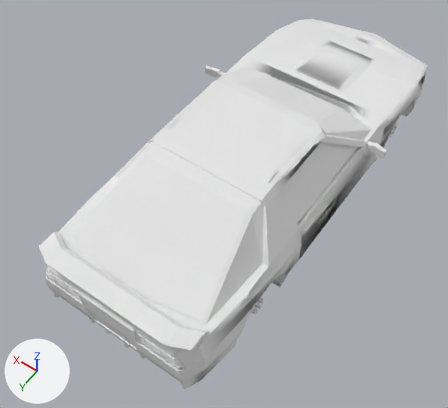
Before and after pictures for a commit that changed the OBJ model src/main/resources/assets/ivv/objmodels/vehicles/acive.obj.
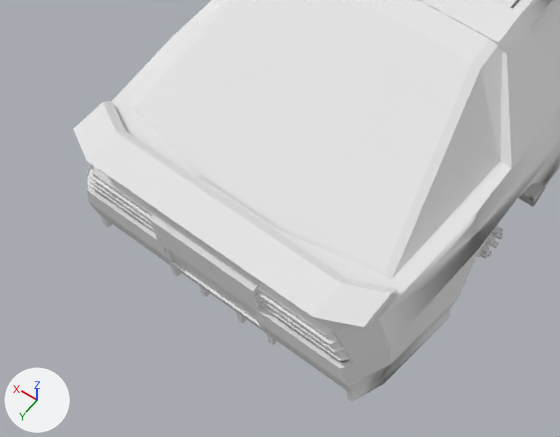
The first picture shows the older version from a 50 mm lens placed at (-3.01, 3.5, 6.81), pointed at (0.11, -0.86, -0.05). The close-ups show both versions on the part from 0% to 66% of the width and 44% to 100% of the height of that picture; other places that the commit changed are outside them. The axes (+X, +Y, +Z) are drawn at lower left. The lights are the same throughout. Where no turn or scale is listed for an object, it has been applied to the vertices.

Before the edit, the objects in view are built like this:
```python
me_brakelight = bpy.data.meshes.new('brakelight')
me_brakelight.from_pydata(...)  # 16 vertices, 12 faces; spans x -1.03..1.03, y 1.5..1.53, z 0.41..0.62
me_brakelight.materials.append(mat_m_0)  # white #e7e7e7
me_cube = bpy.data.meshes.new('cube')
me_cube.from_pydata(...)  # 1431 vertices, 1581 faces; spans x -1.48..1.48, y -5.12..1.56, z -0.41..1.3
me_cube.materials.append(mat_m_0)  # white #e7e7e7
me_gate_translucent = bpy.data.meshes.new('gate_translucent')
me_gate_translucent.from_pydata(...)  # 42 vertices, 36 faces; spans x -1.1..1.1, y -0.31..1.21, z 0.7..1.26
me_gate_translucent.materials.append(mat_m_0)  # white #e7e7e7
ob_brakelight = bpy.data.objects.new('brakelight', me_brakelight)
ob_brakelight.location = (0.0, 0.0, 0.0)
ob_cube = bpy.data.objects.new('cube', me_cube)
ob_cube.location = (0.0, 0.0, 0.0)
ob_gate_translucent = bpy.data.objects.new('gate_translucent', me_gate_translucent)
ob_gate_translucent.location = (0.0, 0.0, 0.0)
# also in view: 'spoiler1' at (0.0, 1.34, 0.74); 'rightdoorglass_translucent' at (-0.96, -1.42, 0.95)
```
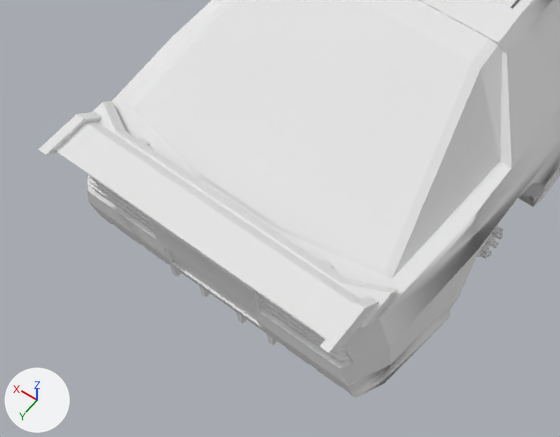
Edits to the bpy script that builds the scene:
```text
Add me_spoiler2:
    me_spoiler2.from_pydata(...)  # 40 vertices, 30 faces; spans x -1.09..1.09, y 1.16..1.7, z 0.66..0.92
    me_spoiler2.materials.append(mat_m_0)  # white #e7e7e7
Add me_skirt:
    me_skirt.from_pydata(...)  # 24 vertices, 22 faces; spans x -1.19..1.19, y -3.06..-0.31, z -0.34..-0.28
    me_skirt.materials.append(mat_m_0)  # white #e7e7e7
Add ob_spoiler2:
    ob_spoiler2 = bpy.data.objects.new('spoiler2', me_spoiler2)
    ob_spoiler2.location = (0.0, 0.0, 0.0)
Add ob_skirt:
    ob_skirt = bpy.data.objects.new('skirt', me_skirt)
    ob_skirt.location = (0.0, 0.0, 0.0)
```

Pixel boxes (x1, y1, x2, y2) of what changed, in the close-ups (560 x 437 px):
'spoiler2', added: after (38, 112, 379, 353)
'skirt', added: after (534, 168, 560, 206)
'spoiler1', unchanged, covered by the edit: before (73, 101, 398, 327); after (91, 101, 398, 327)
'brakelight', unchanged, covered by the edit: before (91, 167, 347, 357); after (91, 180, 347, 357)
